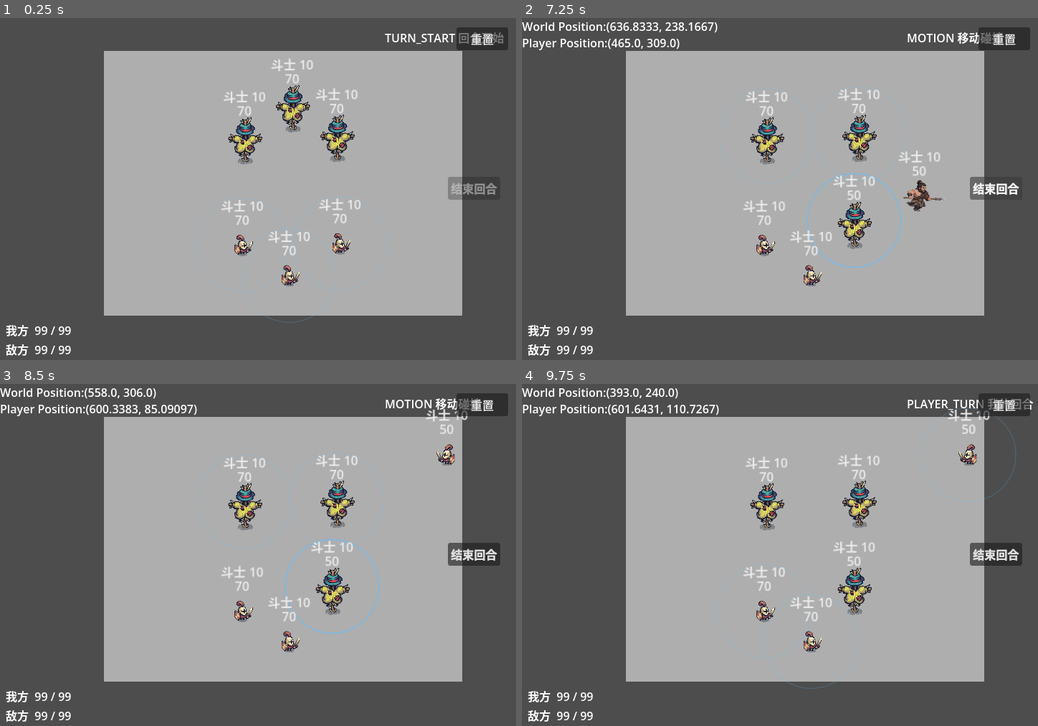
Above: before the commit, frames 1-4 (two rows, left to right).
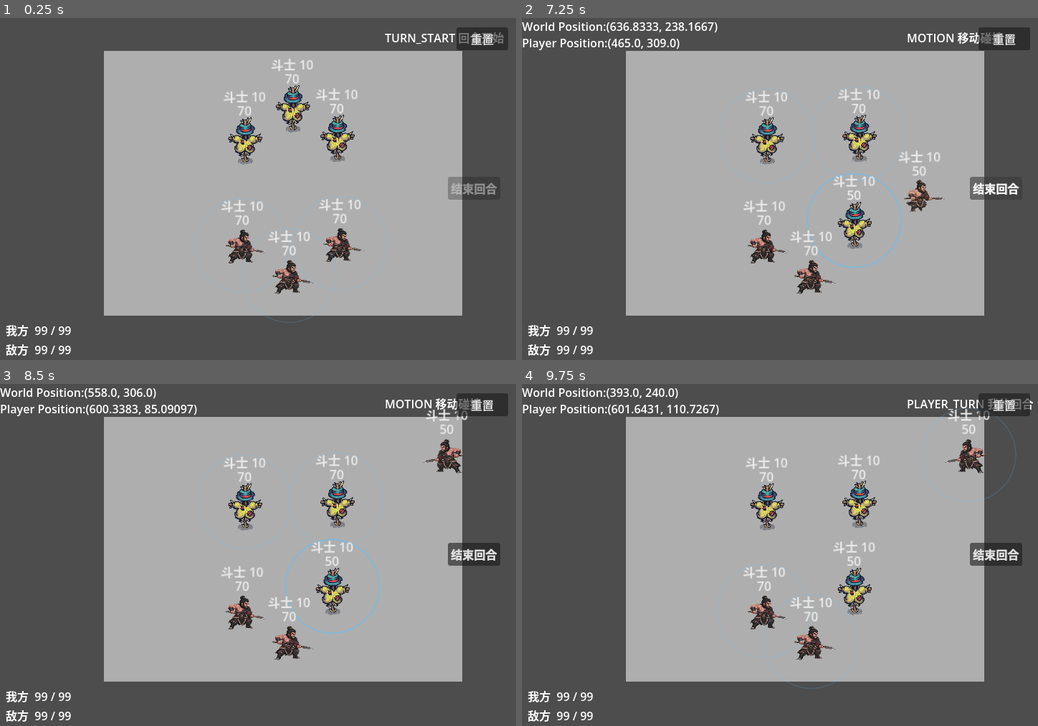
Above: after the commit, the same moments.

Repository: arrrr110/strike-shard
Game: Godot game, scene res://sences/main.tscn
Same seed, same stepped clock (60 frames per second), same inputs: the game is played once before the commit and once after it.
Inputs (mouse positions are in pixels of both pictures, inside the frame that each line leads up to):
- Up to frame 1 (0.25 s): no input
- Up to frame 2 (7.25 s): click "重置" at 0.5 s; click "重置" at 1.25 s; click "重置" at 2 s; tap Enter at 2.75 s; move the mouse to (893, 171) at 2.77 s; click (893, 171) at 2.92 s; move the mouse to (676, 206) at 3.52 s; click (676, 206) at 3.67 s; click "结束回合" at 4.25 s; move the mouse to (831, 113) at 5.02 s; click (831, 113) at 5.17 s; move the mouse to (754, 257) at 5.77 s; click (754, 257) at 5.92 s; click "结束回合" at 6.5 s
- Up to frame 3 (8.5 s): click "结束回合" at 7.25 s; move the mouse to (412, 606) at 8.02 s; click (412, 606) at 8.17 s
- Up to frame 4 (9.75 s): move the mouse to (625, 503) at 8.77 s; click (625, 503) at 8.92 s; move the mouse to (805, 555) at 9.52 s; click (805, 555) at 9.67 s

The runs differ from the first frame. In frame 1, 1.0% of the frame differs, in the area x 43-71%, y 61-81%; in frame 2, 0.8%; in frame 3, 1.0%, in the area x 43-90%, y 16-81%; in frame 4, 1.0%.

Commit message:
立绘转精灵图工具，0号版本将就能用

Diff:
--- a/sences/player.tscn
+++ b/sences/player.tscn
@@ -4,6 +4,7 @@
 [ext_resource type="Texture2D" uid="uid://bmkhrwc1bg5kk" path="res://dodge_the_creeps_2d_assets/Tiny Swords (Update 010)/Factions/Knights/Troops/Warrior/Red/Warrior_Red.png" id="3_2tqca"]
 [ext_resource type="Texture2D" uid="uid://so36g277gk3u" path="res://dodge_the_creeps_2d_assets/Tiny Swords (Update 010)/Factions/Knights/Troops/Warrior/Yellow/Warrior_Yellow.png" id="4_5s88j"]
 [ext_resource type="Texture2D" uid="uid://ces30301qxilc" path="res://dodge_the_creeps_2d_assets/SS-TCG/zhangfei_spritesheet_16f.png" id="5_5s88j"]
+[ext_resource type="Texture2D" uid="uid://cwvgj1ns7ovah" path="res://dodge_the_creeps_2d_assets/SS-TCG/zhangfei_idle_sprite.png" id="5_36xh1"]
 [ext_resource type="Shader" uid="uid://o6rgf77pge1i" path="res://shaders/aura.gdshader" id="5_aura"]
 
 [sub_resource type="PhysicsMaterial" id="PhysicsMaterial_5s88j"]
@@ -74,29 +75,9 @@
 atlas = ExtResource("4_5s88j")
 region = Rect2(192, 0, 192, 192)
 
-[sub_resource type="AtlasTexture" id="AtlasTexture_5s88j"]
-atlas = ExtResource("3_2tqca")
-region = Rect2(0, 0, 192, 192)
-
 [sub_resource type="AtlasTexture" id="AtlasTexture_rjxlp"]
-atlas = ExtResource("3_2tqca")
-region = Rect2(192, 0, 192, 192)
-
-[sub_resource type="AtlasTexture" id="AtlasTexture_akihj"]
-atlas = ExtResource("3_2tqca")
-region = Rect2(384, 0, 192, 192)
-
-[sub_resource type="AtlasTexture" id="AtlasTexture_4qxuq"]
-atlas = ExtResource("3_2tqca")
-region = Rect2(576, 0, 192, 192)
-
-[sub_resource type="AtlasTexture" id="AtlasTexture_ocuon"]
-atlas = ExtResource("3_2tqca")
-region = Rect2(768, 0, 192, 192)
-
-[sub_resource type="AtlasTexture" id="AtlasTexture_xw18k"]
-atlas = ExtResource("3_2tqca")
-region = Rect2(960, 0, 192, 192)
+atlas = ExtResource("5_36xh1")
+region = Rect2(15, 31, 241, 161)
 
 [sub_resource type="AtlasTexture" id="AtlasTexture_fhtam"]
 atlas = ExtResource("5_5s88j")
@@ -230,22 +211,7 @@
 }, {
 "frames": [{
 "duration": 1.0,
-"texture": SubResource("AtlasTexture_5s88j")
-}, {
-"duration": 1.0,
 "texture": SubResource("AtlasTexture_rjxlp")
-}, {
-"duration": 1.0,
-"texture": SubResource("AtlasTexture_akihj")
-}, {
-"duration": 1.0,
-"texture": SubResource("AtlasTexture_4qxuq")
-}, {
-"duration": 1.0,
-"texture": SubResource("AtlasTexture_ocuon")
-}, {
-"duration": 1.0,
-"texture": SubResource("AtlasTexture_xw18k")
 }],
 "loop": 1,
 "name": &"idle",
@@ -290,7 +256,7 @@
 }],
 "loop": 1,
 "name": &"walk",
-"speed": 5.0
+"speed": 10.0
 }, {
 "frames": [{
 "duration": 1.0,
@@ -335,5 +301,6 @@
 position = Vector2(0, 2)
 scale = Vector2(0.3, 0.3)
 sprite_frames = SubResource("SpriteFrames_joqdt")
-animation = &"walk"
+animation = &"idle"
 autoplay = "idle"
+frame_progress = 0.45800883
Binary file added: dodge_the_creeps_2d_assets/SS-TCG/zhangfei_idle_sprite.png
Not shown, added: dodge_the_creeps_2d_assets/SS-TCG/zhangfei_idle_sprite.png.import
Not shown, changed: dodge_the_creeps_2d_assets/sprite_pipeline/README.md
Not shown, changed: dodge_the_creeps_2d_assets/sprite_pipeline/make_spritesheet.sh
Not shown, changed: dodge_the_creeps_2d_assets/sprite_pipeline/python/pack_spritesheet.py
